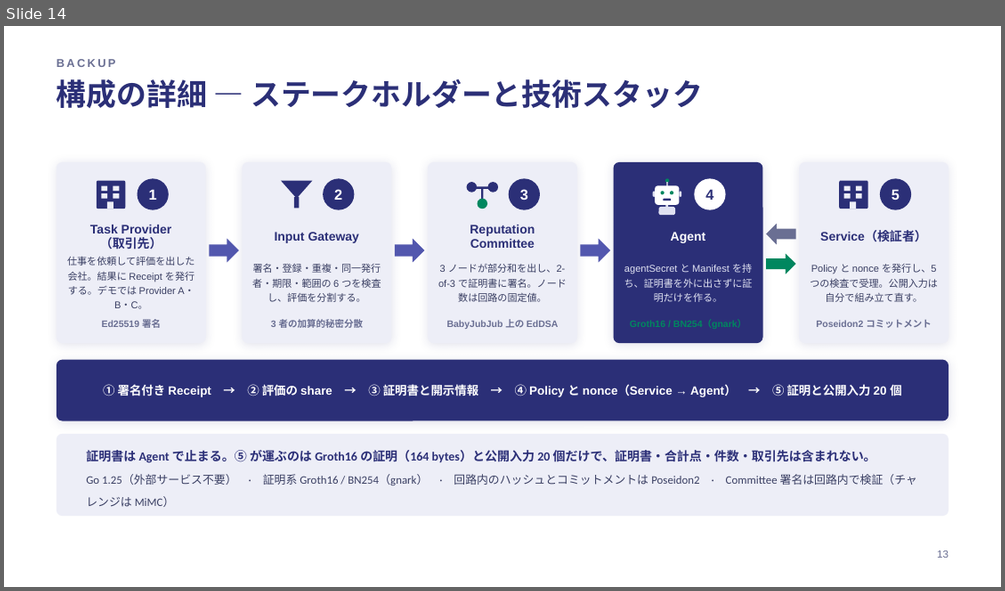
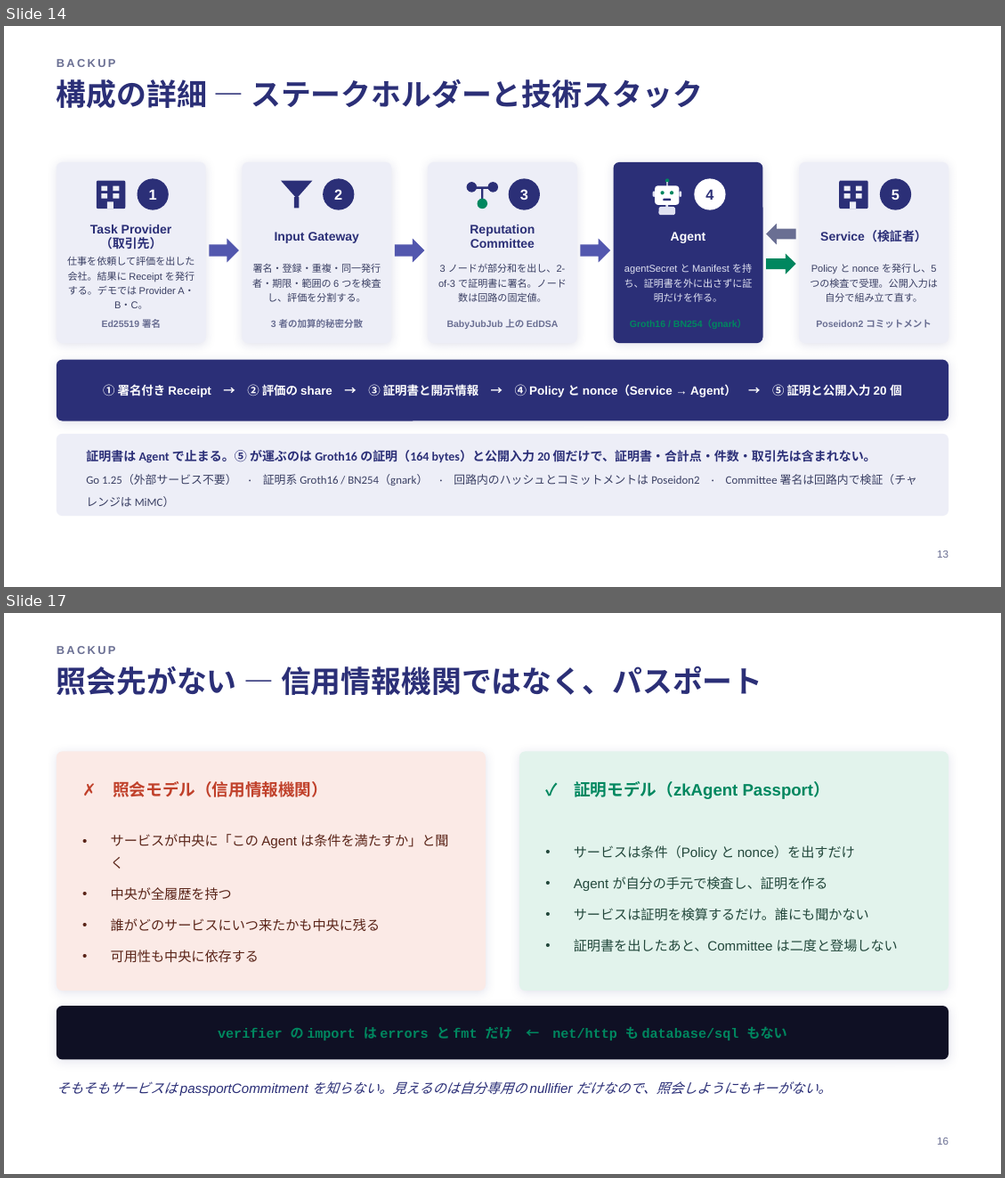
Before and after one commit to da1suk8/zk-agent-passport, a slide deck: docs/slides/zk-agent-passport.pptx. Shown one above the other, each under a label of ours: slide 14 before the commit, slides 14 and 17 after it; the slides between them are not shown. The pictures are 1005x591 and 1005x1178 pixels, drawn with LibreOffice and Linux fonts; fonts in the diff are those of the drawing. Boxes give left, top, right and bottom in pixels: in the first picture for what was removed or moved away, otherwise in the second. Text is boxed around its words. In the diff, an @@ line names an element or a change of style, - is before the commit and + after.

Commit message:
docs(slides): move the summary next to the demo and close on the limits
- three backup slides answer the misreadings that kept coming up: that a
ratings table accumulates somewhere, that the service looks the agent up, and
that there is anything to look up at all

```diff
--- a/docs/slides/zk-agent-passport.pptx
+++ b/docs/slides/zk-agent-passport.pptx
@@ slide 17 added at bbox=[4, 613, 1001, 1174], background #FFFFFF @@
@@ text added at bbox=[57, 646, 116, 654], 11 pt, text #6A6F93, bold @@
+BACKUP
@@ text added at bbox=[57, 666, 763, 695], 29 pt, text #2B2F77, bold @@
+照会先がない — 信用情報機関ではなく、パスポート
@@ rounded rectangle added at bbox=[57, 751, 485, 990], fill #FBEAE6 @@
@@ rounded rectangle added at bbox=[519, 751, 948, 990], fill #E2F3EC @@
@@ text added at bbox=[113, 781, 328, 797], 16 pt, text #C0402A, bold @@
+✗ 照会モデル（信用情報機関）
@@ text added at bbox=[574, 781, 830, 799], 16 pt, text #00875F, bold @@
+✓ 証明モデル（zkAgent Passport）
@@ text added at bbox=[111, 834, 448, 963], 13 pt, text #5A2418 @@
+• サービスが中央に「この Agent は条件を満たすか」と聞く
+• 中央が全履歴を持つ
+• 誰がどのサービスにいつ来たかも中央に残る
+• 可用性も中央に依存する
@@ text added at bbox=[574, 845, 898, 952], 13 pt, text #23483C @@
+• サービスは条件（Policy と nonce）を出すだけ
+• Agent が自分の手元で検査し、証明を作る
+• サービスは証明を検算するだけ。誰にも聞かない
+• 証明書を出したあと、Committee は二度と登場しない
@@ rounded rectangle added at bbox=[57, 1005, 948, 1060], fill #0F1024 @@
@@ text added at bbox=[218, 1027, 786, 1040], 13 pt, text #00875F, bold @@
+verifier の import は errors と fmt だけ ← net/http も database/sql もない
@@ text added at bbox=[57, 1081, 832, 1095], 13 pt, text #2B2F77, italic @@
+そもそもサービスは passportCommitment を知らない。見えるのは自分専用の nullifier だけなので、照会しようにもキーがない。
@@ text added at bbox=[937, 1137, 948, 1144], 10 pt, text #6A6F93 @@
+16
```
Also in this commit, not shown: 10 slides changed, 2 other slides added, 1 other file.
